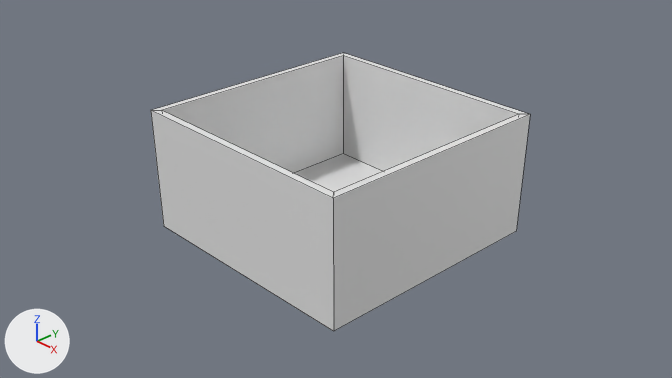
The Blender file Project 3 Hassan.blend, before and after one commit.
The view is the same before and after, from the file's camera 'Camera'. The axes (+X, +Y, +Z) are drawn at lower left. The lights are the same throughout. Mesh edges are drawn as thin lines.

The older version as bpy lines, for what is in view:
```python
me_cube = bpy.data.meshes.new('Cube')
me_cube.from_pydata([(1.0, 1.0, 1.0), (1.0, 1.0, 0.0), (1.0, -1.0, 1.0), (1.0, -1.0, 0.0), (-1.0, 1.0, 1.0), (-1.0, 1.0, 0.0), (-1.0, -1.0, 1.0), (-1.0, -1.0, 0.0)], [], [(3, 2, 6, 7), (7, 6, 4, 5), (5, 1, 3, 7), (1, 0, 2, 3), (5, 4, 0, 1)])
me_cube.materials.append(mat_material)  # white #e7e7e7
ob_room_1 = bpy.data.objects.new('Room 1', me_cube)
ob_room_1.location = (0.0, 0.0, 0.0)
ob_room_1.scale = (4.0, 4.0, 4.0)
_m = ob_room_1.modifiers.new('Solidify', 'SOLIDIFY')
_m.thickness = -0.09
```
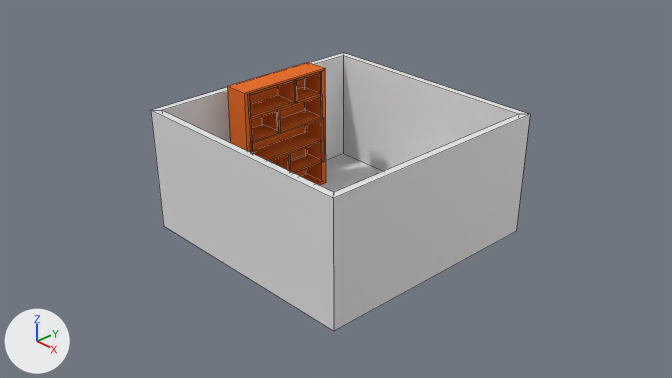
What the commit changed:
Material 'Material.001' (mat_material_001) is new.
Its base color is (0.804, 0.148, 0.00901) (orange #e86b18).
Its roughness is 1.0.
Its specular tint is (1.0, 0.821, 0.885) (white #ffeaf2).
Mesh me_cube_008 is new.
It has 156 vertices, 136 faces and spans x -1.05..-0.15, y -1.31..1.03, z -0.36..4.03.
It uses material mat_material_001 (orange #e86b18).
Object 'Regal' (ob_regal) is new; it shows me_cube_008.
Its location is (-2.42, 0.21, 0.37).
Its scale is (1.0, 1.51, 1.0).

Boxes [x1, y1, x2, y2] around the edits, measured in the pictures (672 x 378 px):
'Regal', added: after [228, 62, 326, 185]
